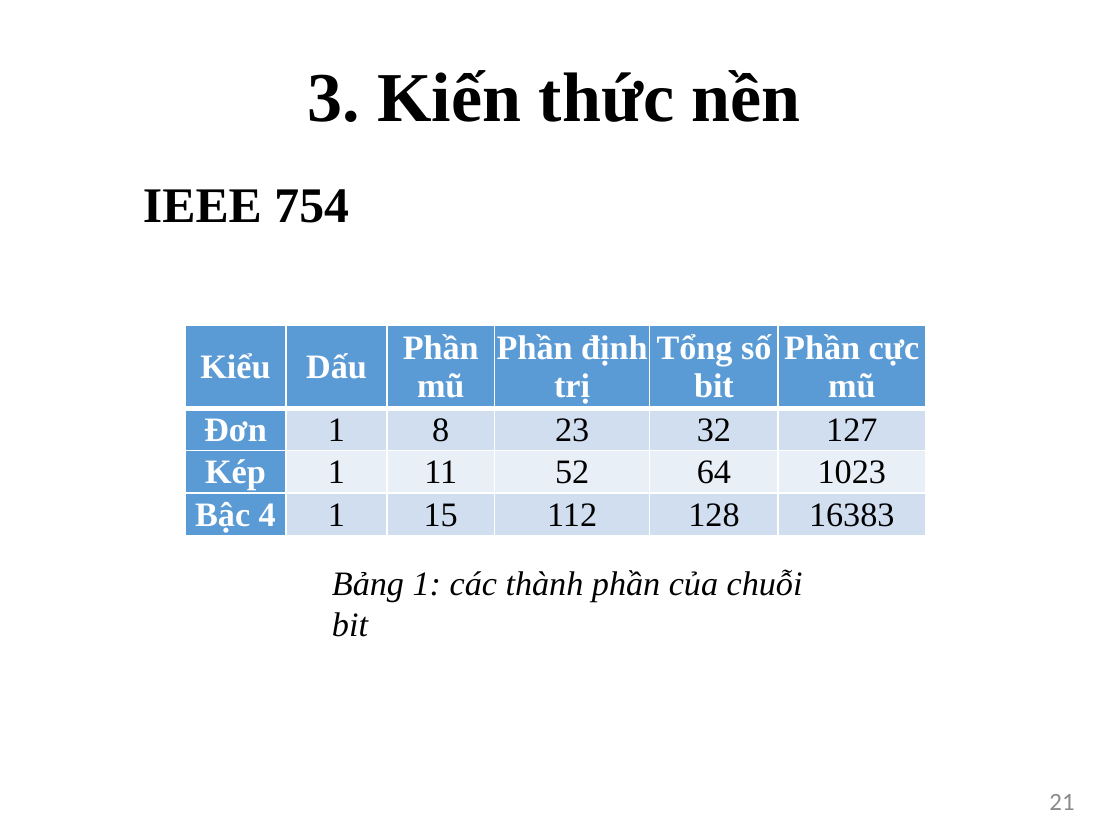
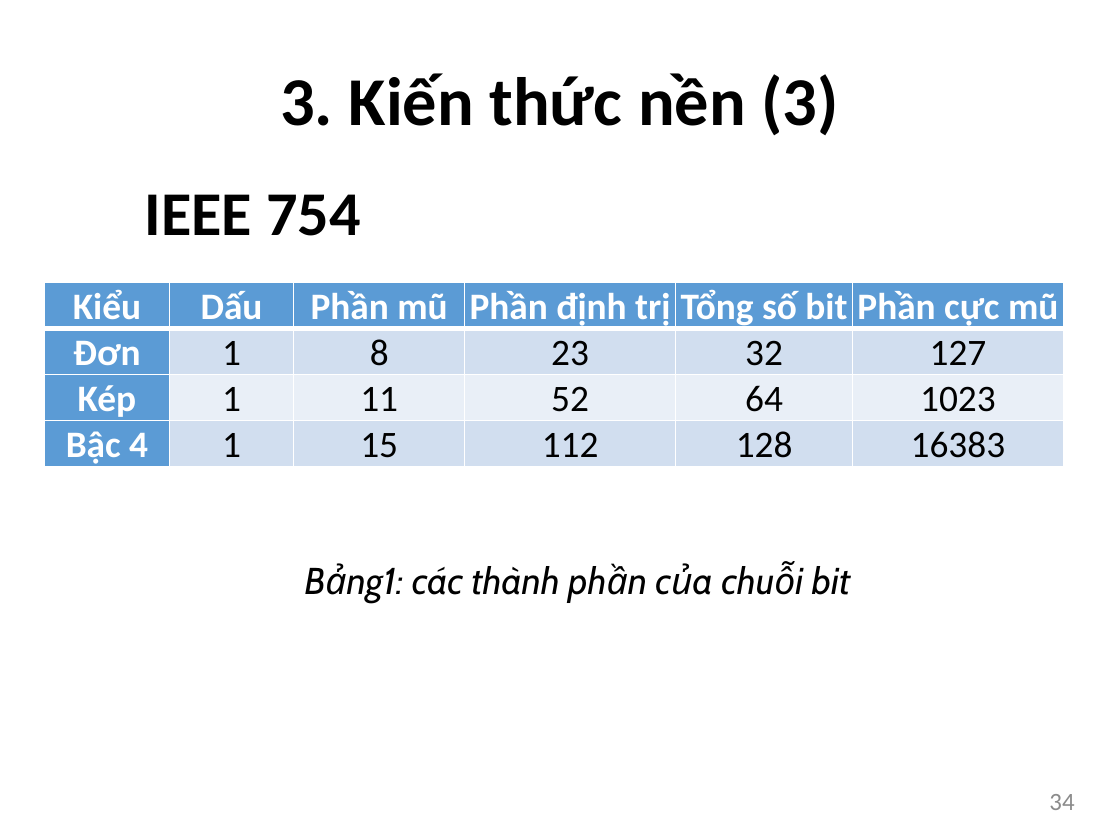
Before and after one commit to bntam/LVTN, a slide deck: slide 34 of Slide/Slide.pptx (slide 21 before the commit). Drawn at 1120x840 pixels with LibreOffice and Linux fonts; fonts in the diff are those of the drawing. Boxes give left, top, right and bottom in pixels: in the first picture for what was removed or moved away, otherwise in the second. Text is boxed around its words. In the diff, an @@ line names an element or a change of style, - is before the commit and + after.

```diff
--- a/Slide/Slide.pptx
+++ b/Slide/Slide.pptx
@@ text at (280, 73, 838, 135): text changed; size 45 to 44 pt; font Times New Roman to Calibri @@
-3. Kiến thức nền
+3. Kiến thức nền (3)
@@ text "IEEE 754" at (145, 194, 360, 236): size 32 to 40 pt, font Times New Roman to Calibri @@
@@ table at (45, 282, 1063, 471) @@
@@ size 22 to 24 pt, font Times New Roman to Calibri @@
@@ table: place and size @@
-table at (185, 325, 926, 537)
+table at (45, 282, 1063, 471)
@@ text at (412, 566, 851, 595): text changed; size 22 to 24 pt; font Times New Roman to Cabin @@
-Bảng 1: các thành phần của chuỗi bit
+Bảng1: các thành phần của chuỗi bit
@@ page number at (1049, 794, 1074, 810): text changed @@
-21
+34
```
Also in this commit, not shown: 50 other slides changed, 44 slides added, 2 slides removed.
